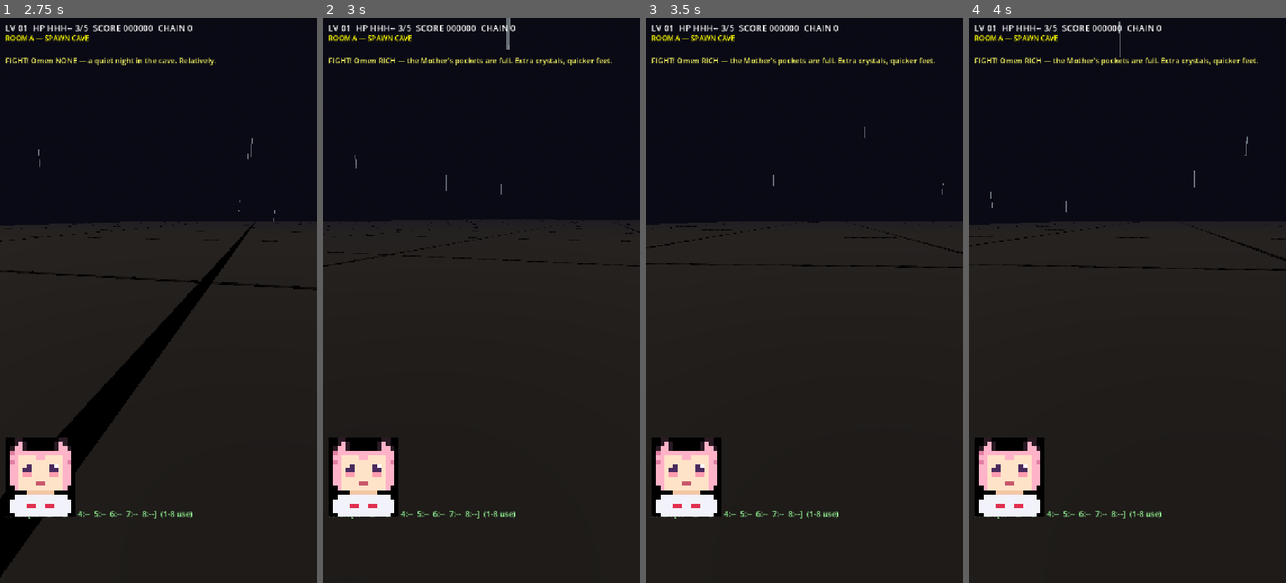
Above: before the commit, frames 1-4 (left to right).
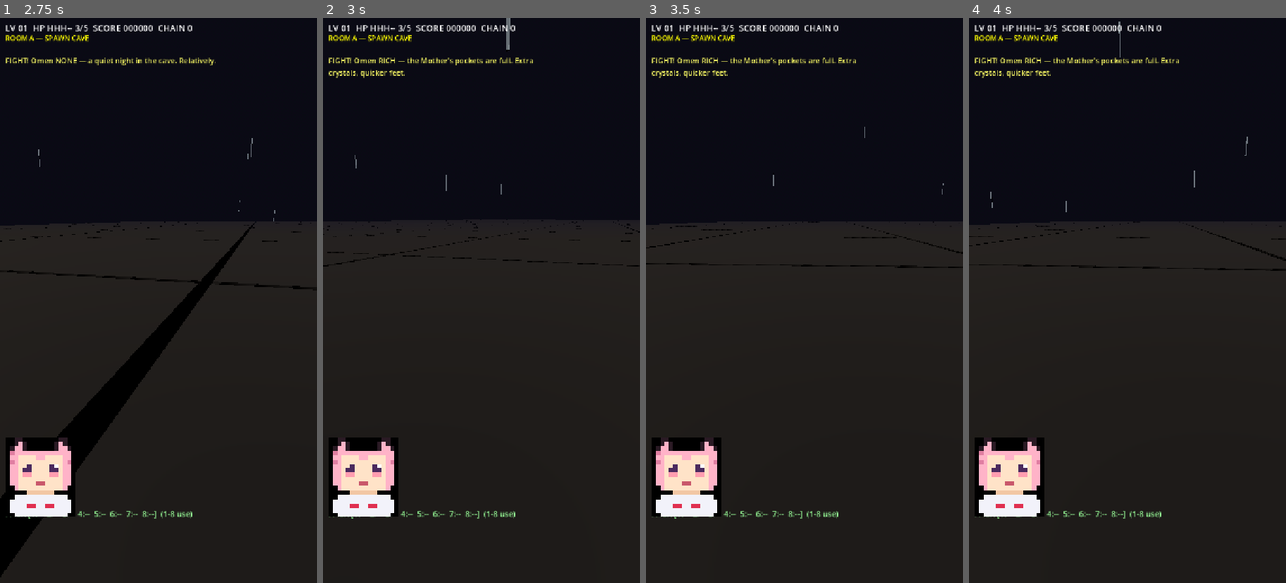
Above: after the commit, the same moments.

Repository: taistelupelto-rgb/tuomon-oma-videopeli
Game: Godot game, scene res://main.tscn
Same seed, same stepped clock (60 frames per second), same inputs: the game is played once before the commit and once after it.
Inputs (mouse positions are in pixels of both pictures, inside the frame that each line leads up to):
- Up to frame 1 (2.75 s): click "TAP TO START / CONTINUE" at 0.5 s; tap Enter at 1.25, 1.35 s; move the mouse to (228, 272) at 1.27 s; hold Right 1.28-2 s; click (228, 272) at 1.42 s; tap Space at 1.52 s; drag from (95, 328) to (142, 413) at 2.02 s
- Up to frame 2 (3 s): move the mouse to (513, 176) at 2.77 s; hold Right from 2.78 s (still down); tap R at 2.85 s
- Up to frame 3 (3.5 s): keep holding Right
- Up to frame 4 (4 s): release Right at 3.5 s; drag from (1111, 413) to (1032, 215) at 3.52 s

Frame 1 is identical in both runs. In frame 2, 0.3% of the frame differs, in the area x 1-92%, y 7-11%; in frame 3, 0.3%; in frame 4, 0.3%.

Commit message:
feat: HUD clear zones, floating joystick, touch docs
Captions clear minimap, pack text clears buttons.
Joystick visual jumps to thumb, snaps back on release.

Diff:
--- a/main.gd
+++ b/main.gd
@@ -366,6 +366,8 @@
 			if state == "play" and not paused_game and pos.x < vp.x * 0.45 and pos.y > vp.y * 0.4 and joy_id == -1:
 				joy_id = event.index
 				joy_origin = pos
+				if is_instance_valid(joy_base):
+					joy_base.position = joy_origin - joy_base.size * 0.5
 				joy_vec = Vector2.ZERO
 				touch_move = Vector2.ZERO
 			elif look_id == -1 and not on_buttons and pos.x > vp.x * 0.45:
@@ -376,6 +378,12 @@
 				joy_id = -1
 				joy_vec = Vector2.ZERO
 				touch_move = Vector2.ZERO
+				if is_instance_valid(joy_base):
+					joy_base.set_anchors_preset(Control.PRESET_BOTTOM_LEFT)
+					joy_base.offset_left = 24
+					joy_base.offset_top = -244
+					joy_base.offset_right = 244
+					joy_base.offset_bottom = -24
 			if event.index == look_id:
 				look_id = -1
 		return
@@ -1256,7 +1264,7 @@
 	hud_cap.set_anchors_preset(Control.PRESET_TOP_WIDE)
 	hud_cap.offset_left = 12
 	hud_cap.offset_top = 84
-	hud_cap.offset_right = -12
+	hud_cap.offset_right = -200
 	hud_cap.offset_bottom = 130
 	hud_cap.add_theme_font_size_override("font_size", 17)
 	hud_cap.add_theme_color_override("font_color", Color(1, 1, 0.4))
@@ -1266,7 +1274,7 @@
 	hud_inv.set_anchors_preset(Control.PRESET_BOTTOM_WIDE)
 	hud_inv.offset_left = 12
 	hud_inv.offset_top = -170
-	hud_inv.offset_right = -12
+	hud_inv.offset_right = -170
 	hud_inv.offset_bottom = -12
 	hud_inv.add_theme_font_size_override("font_size", 18)
 	hud_inv.add_theme_color_override("font_color", Color(0.6, 1.0, 0.6))
Not shown, changed: README.md
